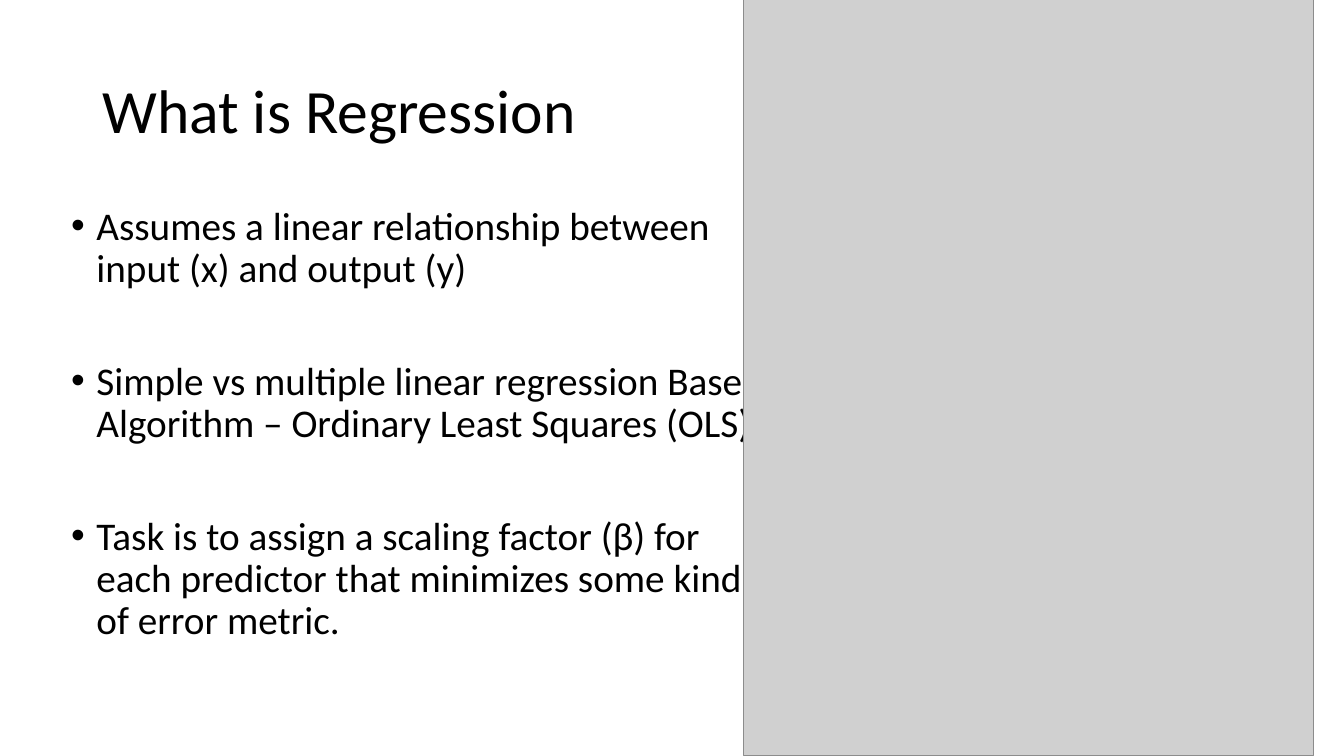
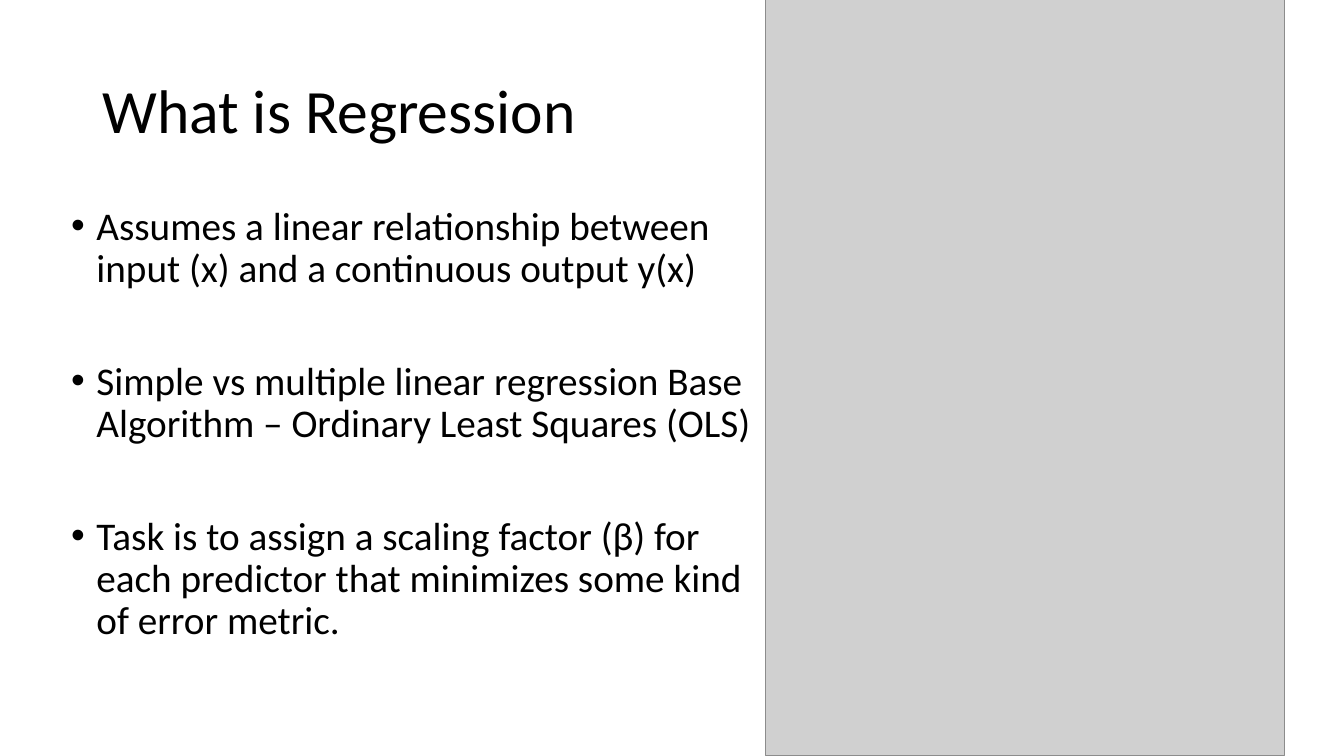
Before and after one commit to bigbioinformatics/Biomedical-ML-with-Python, a slide deck: slide 4 of Module_8/Module_8.pptx. Drawn at 1344x756 pixels with LibreOffice and Linux fonts; fonts in the diff are those of the drawing; grey boxes stand for pictures. Boxes give left, top, right and bottom in pixels: in the first picture for what was removed or moved away, otherwise in the second. Text is boxed around its words. In the diff, an @@ line names an element or a change of style, - is before the commit and + after.

```diff
--- a/Module_8/Module_8.pptx
+++ b/Module_8/Module_8.pptx
@@ picture resized from (x1=744, y1=0, x2=1314, y2=756) to (x1=766, y1=0, x2=1286, y2=756) @@
@@ text at (x1=96, y1=212, x2=709, y2=289): text changed @@
-• Assumes a linear relationship between input (x) and output (y)
+• Assumes a linear relationship between input (x) and a continuous output y(x)
```
Also in this commit, not shown: 5 other slides changed, 4 slides added.
